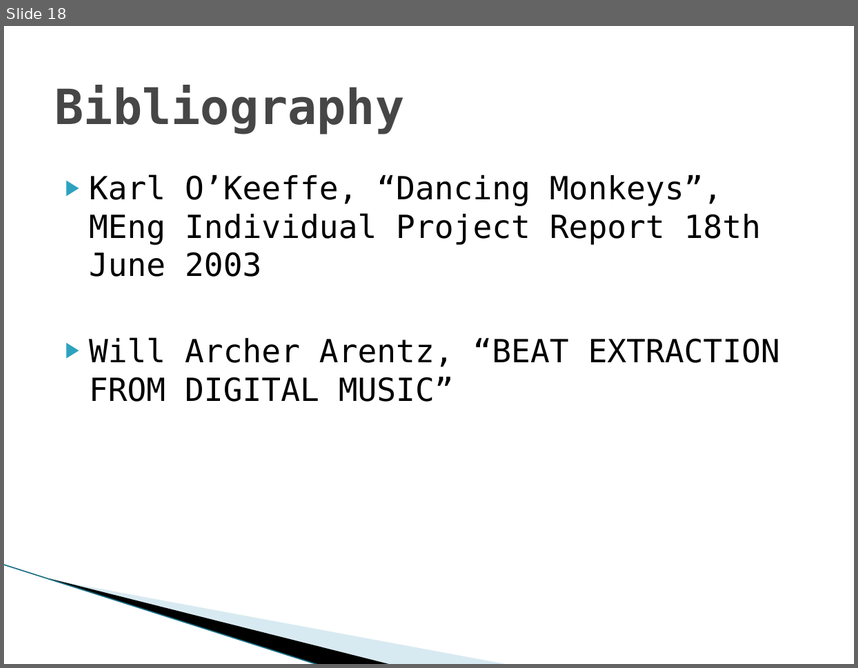
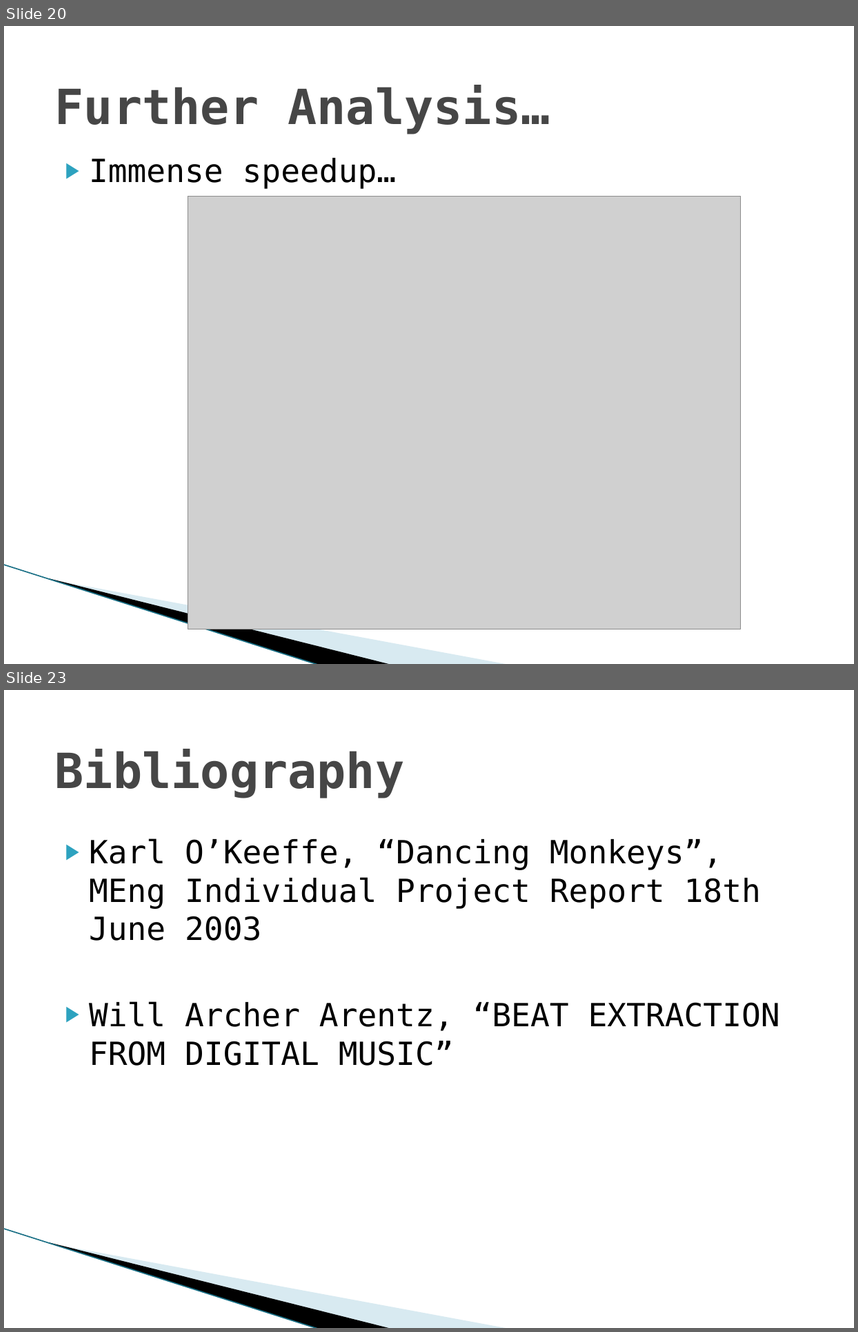
Before and after one commit to Keripo/DancingMonkeysAccelerated, a slide deck: final/presentation.pptx. Shown one above the other, each under a label of ours: slide 18 before the commit, slides 20 and 23 after it; the slides between them are not shown. The pictures are 858x668 and 858x1332 pixels, drawn with LibreOffice and Linux fonts; fonts in the diff are those of the drawing; grey boxes stand for pictures; background and template pictures are left out. Boxes give left, top, right and bottom in pixels: in the first picture for what was removed or moved away, otherwise in the second. Text is boxed around its words. In the diff, an @@ line names an element or a change of style, - is before the commit and + after.

```diff
--- a/final/presentation.pptx
+++ b/final/presentation.pptx
@@ slide 20 added at box(4, 26, 854, 664), background #FFFFFF; not listed: 3 template elements that a slide beside it also shows @@
@@ title added at box(55, 85, 550, 134), 41 pt, text #464646, bold @@
+Further Analysis…
@@ text added at box(89, 158, 397, 189), 27 pt, text #000000 @@
+▶ Immense speedup…
@@ picture added at box(188, 196, 741, 628) @@
@@ what was slide 18 is now slide 23 @@
```
Also in this commit, not shown: 6 slides changed, 10 other slides added, 6 slides removed.
